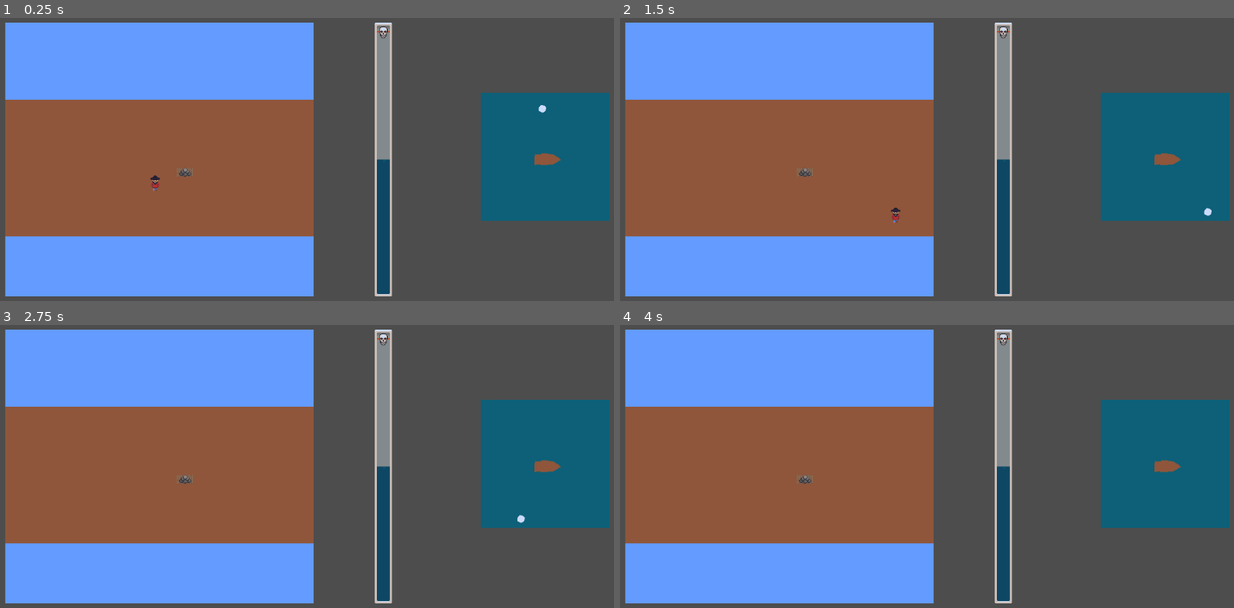
Above: before the commit, frames 1-4 (two rows, left to right).
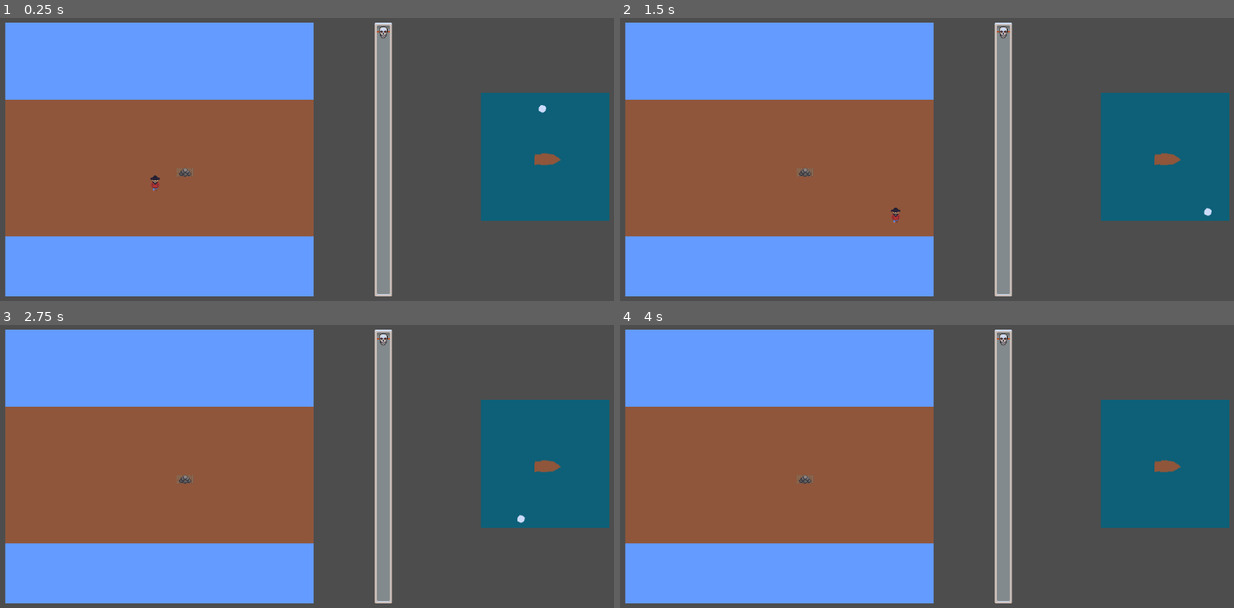
Above: after the commit, the same moments.

Repository: AndyVN2000/k-jam-2024
Game: Godot game, scene res://main.tscn
The game is run twice, just before and just after one commit, with the same random seed, the same clock (stepped at 60 frames per second) and the same inputs.
Inputs:
- Up to frame 1 (0.25 s): no input
- Up to frame 2 (1.5 s): hold D (move_right) 0.53-1.28 s; hold S (move_down) from 1.28 s (still down)
- Up to frame 3 (2.75 s): tap Enter at 2 s; release S (move_down) at 2.03 s; hold D (move_right) from 2.03 s (still down)
- Up to frame 4 (4 s): release D (move_right) at 2.78 s; hold W (move_up) 2.78-3.53 s; hold A (move_left) from 3.53 s (still down)

The runs differ from the first frame. In frame 1, 1.0% of the frame differs, in the area x 61-64%, y 49-98%; in frame 2, 1.0%; in frame 3, 1.0%; in frame 4, 1.0%.

Commit message:
Healthbar now updates correctly when ship crashes into rocks

Diff:
--- a/main.tscn
+++ b/main.tscn
@@ -19,6 +19,7 @@
 
 # Called when the node enters the scene tree for the first time.
 func _ready() -> void:
+	value = 0
 	ship.hit_taken.connect(damaged)
 	pass # Replace with function body.
 
@@ -28,6 +29,7 @@
 	pass
 
 func damaged():
+	value += 10
 	print(\"SHIP HAS BEEN DAMAGED\")
 "
 
